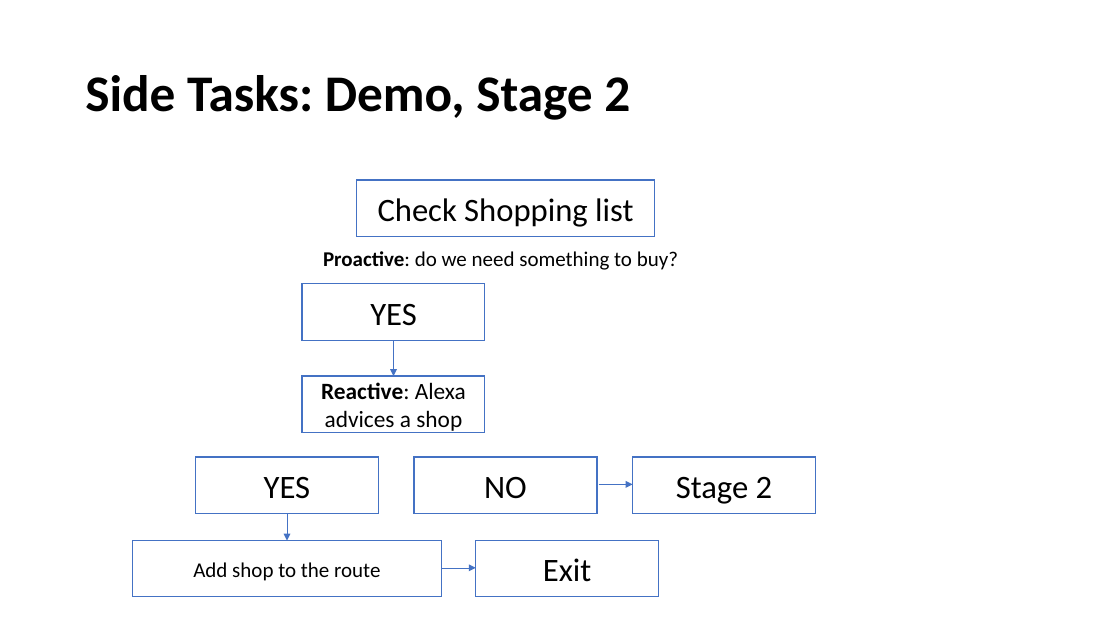
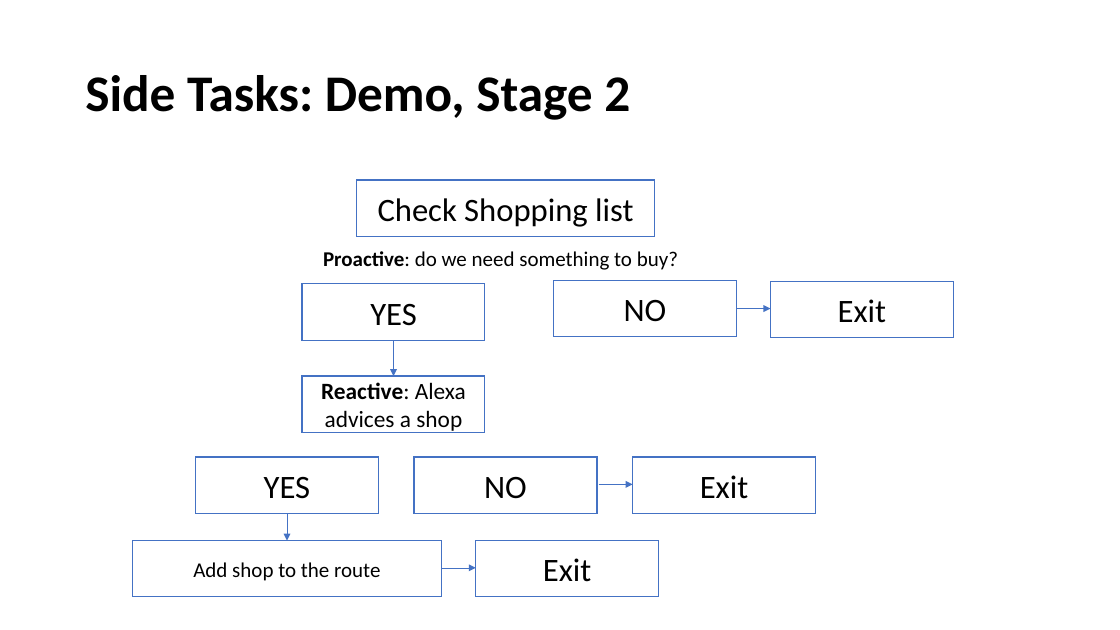
Before and after one commit to olpotkin/CarTalkHack-Luxoft, a slide deck: slide 17 of Presentation.pptx. Drawn at 1120x630 pixels with LibreOffice and Linux fonts; fonts in the diff are those of the drawing. Boxes give left, top, right and bottom in pixels: in the first picture for what was removed or moved away, otherwise in the second. Text is boxed around its words. In the diff, an @@ line names an element or a change of style, - is before the commit and + after.

```diff
--- a/Presentation.pptx
+++ b/Presentation.pptx
@@ rectangle added at box(554, 281, 737, 337), fill #FFFFFF, outline #4472C4 1 pt, 28 pt, text #000000 @@
+NO
@@ rectangle added at box(770, 281, 954, 338), fill #FFFFFF, outline #4472C4 1 pt, 28 pt, text #000000 @@
+Exit
@@ arrow added from (737, 308) to (770, 308), #4472C4 0.5 pt @@
@@ text in rectangle at box(700, 475, 748, 499): text changed @@
-Stage 2
+Exit
```
Also in this commit, not shown: 4 other slides changed.
